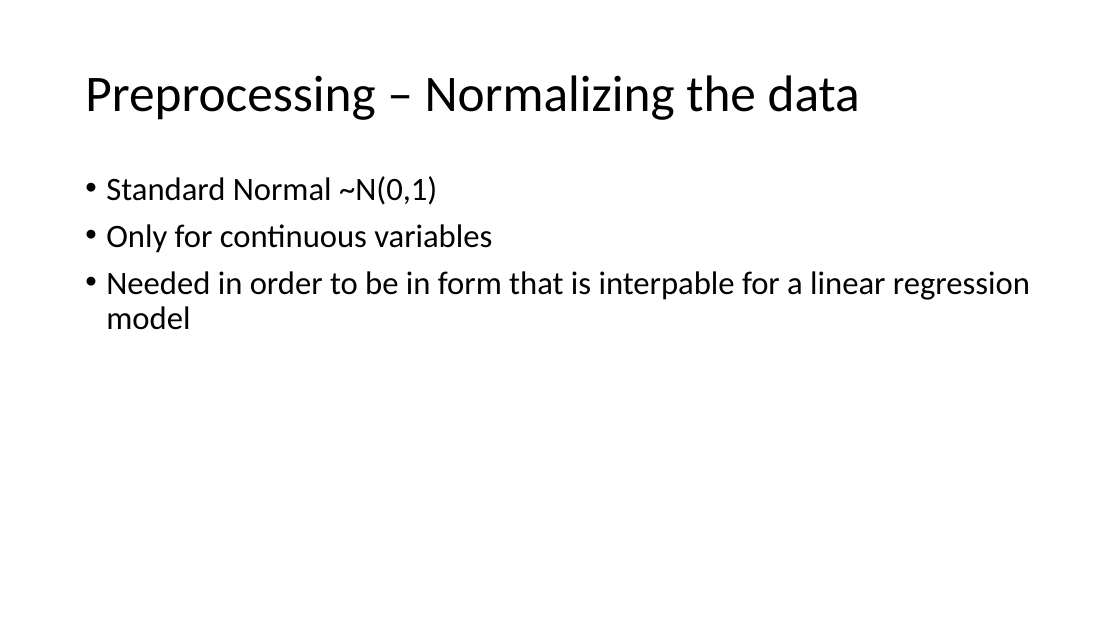
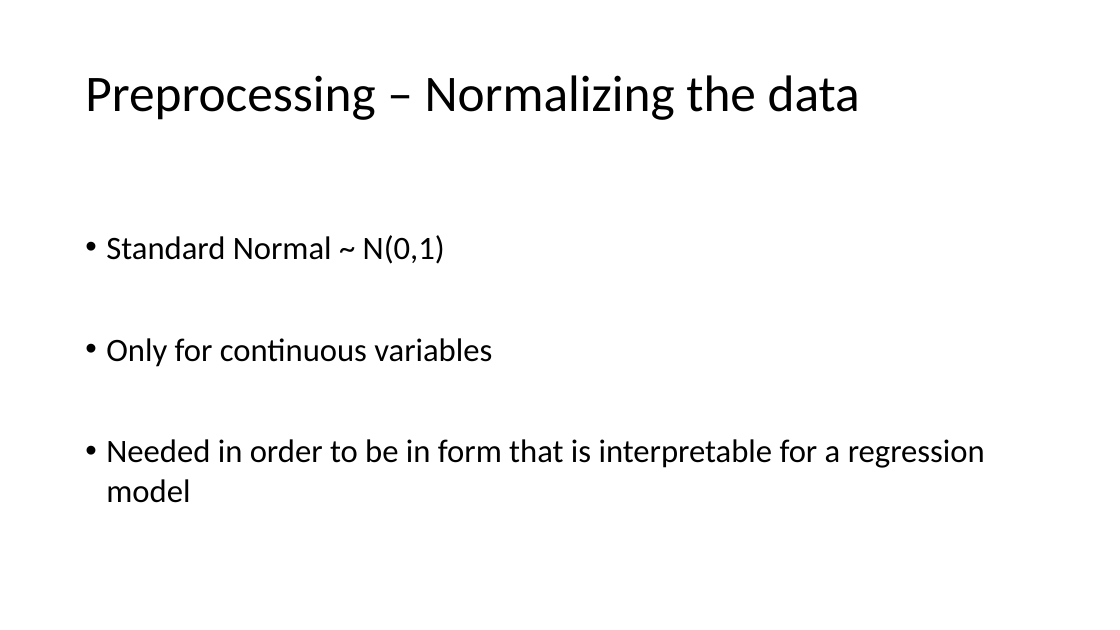
Before and after one commit to donaldsonm731/Asthma_Prediction, a slide deck: slide 9 of Mid_Semester_Pres.pptx. Drawn at 1120x630 pixels with LibreOffice and Linux fonts; fonts in the diff are those of the drawing. Boxes give left, top, right and bottom in pixels: in the first picture for what was removed or moved away, otherwise in the second. Text is boxed around its words. In the diff, an @@ line names an element or a change of style, - is before the commit and + after.

```diff
--- a/Mid_Semester_Pres.pptx
+++ b/Mid_Semester_Pres.pptx
@@ text "Standard Normal ~ N(0,1)" at [106,235,985,503]: vertical alignment top to middle @@
@@ text at [106,235,445,264]: text changed @@
-• Standard Normal ~N(0,1)
+• Standard Normal ~ N(0,1)
@@ text at [106,338,492,367]: line spacing 0.9 to 1 @@
@@ text at [106,439,985,503]: text changed @@
-• Needed in order to be in form that is interpable for a linear regression model
+• Needed in order to be in form that is interpretable for a regression model
```
Also in this commit, not shown: 4 other slides changed.
